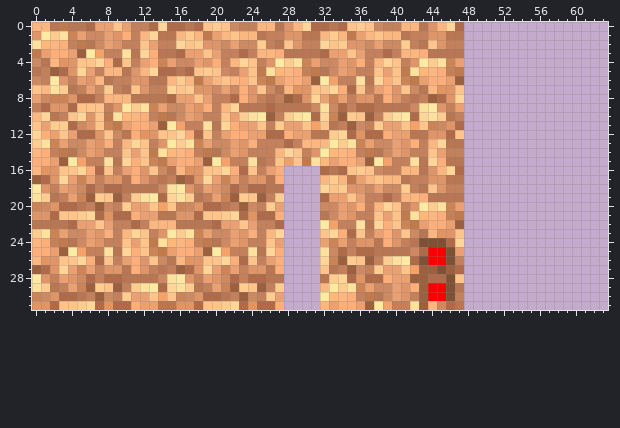
Pixel-art sprite -- textures/mobs_dirt_monster3.png. Above is the file before it was changed.
The file is 64x32 pixels. Colours within 5 levels of each other are drawn and written as one.
The same view after the edit:
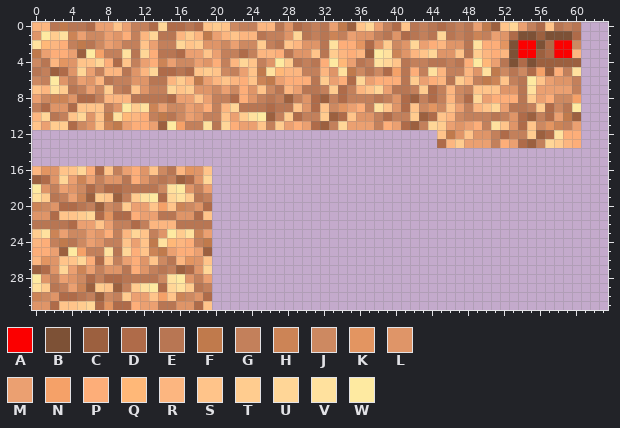
Palette (. is transparent): A #fb0000  B #7d5136  C #9c603f  D #af6b49  E #b87653  F #c07a4c  G #c3805b  H #cc8456  J #cd8961  K #e39561  L #df9568  M #eba071  N #f5a168  P #fdae79  Q #ffb878  R #fcb680  S #ffc48a  T #ffcc8f  U #ffd697  V #ffe19e  W #feeaa1
Difference:
Changed rows in their new state; - is an unchanged pixel.
first column x 0:
 0 -----------------------------DEGEMFCSUM-DSEGEDEGEMFCSUMGDSEGE
 1 -----------------------------U-GEHGMLLGELDE-EU-GEHGMLDBBCBBBD
 2 -----------------------------RLLEVPPKDLT-LUMPRLLEVPPKBAABDAAJ
 3 -----------------------------LLSETRPRCWVHL-SULLSETRPRBAACDAAR
 4 -----------------------------EGEPWQME-V--EGGEEGEPWQMEBDBCCCCC
 5 -----------------------------R-GRLVFJEJDNEPGVR-GRLVFJEJDNCPGV
 6 ------------------------------PETMPDUMP-PET--RETRGFHSGEWSMLLG
 7 -----------------------------MEEGTDGRSUMEEGTDGRJGSSSLLEVMMMMG
 8 -----------------------------G-DCGD-GG-G-DC-DGRJDUMPPPETMPJJN
 9 -----------------------------SLDS-KMPGVSLDSJKJS-GRSUMEEGTDJEW
10 -----------------------------DGGTCDSLL-DGGTCDSRJGGGEGLDCGDMFC
11 -----------------------------PMDCGUMMMGP-DCGUTMLMPGVSLDSJKHGM
12 .............................................SFLSLLGDGGTCDVPP
13 .............................................DRTMMMGPMDCGUTRP
14 ................................................-------------
15 ................................................-------------
16 --------------------........----................-------------
17 --------------------........----................-------------
18 --------------------........----................-------------
19 --------------------........----................-------------
20 --------------------........----................-------------
21 --------------------........----................-------------
22 --------------------........----................-------------
23 --------------------........----................-------------
24 --------------------........----................-------------
25 --------------------........----................-------------
26 --------------------........----................-------------
27 --------------------........----................-------------
28 --------------------........----................-------------
29 --------------------........----................-------------
30 --------------------........----................-------------
31 --------------------........----................-------------
Changed places in both pictures, as pixel boxes (x1, y1, x2, y2):
changed: (32, 22, 581, 310)
